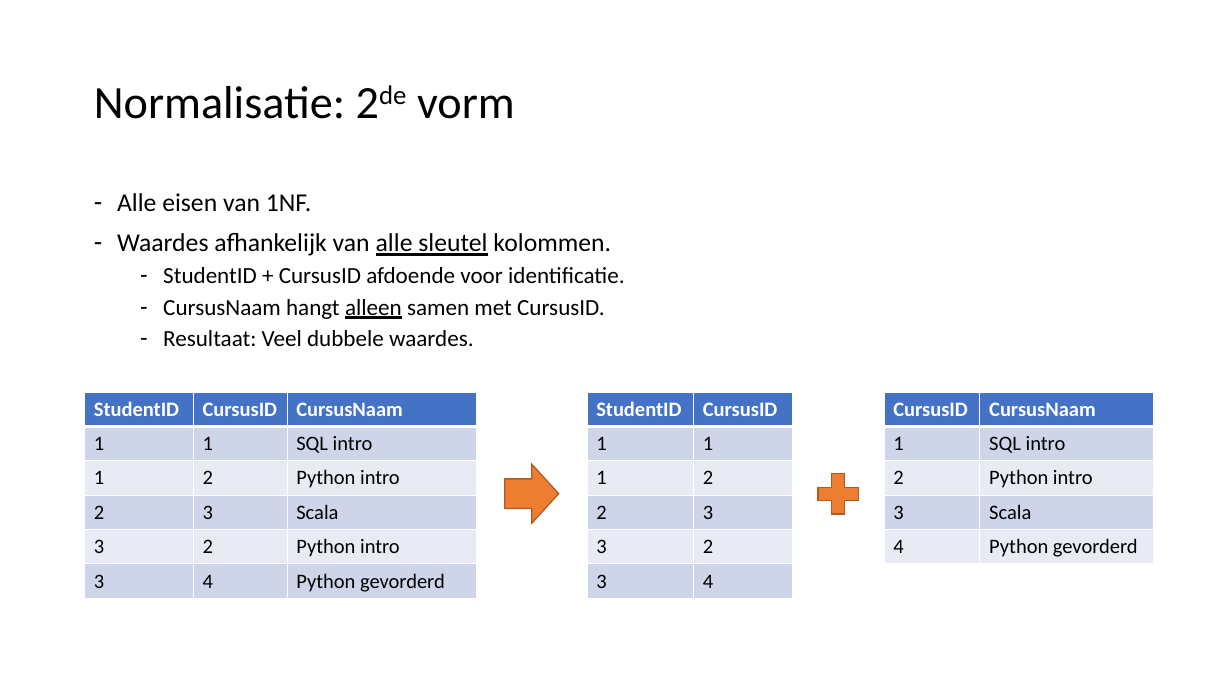
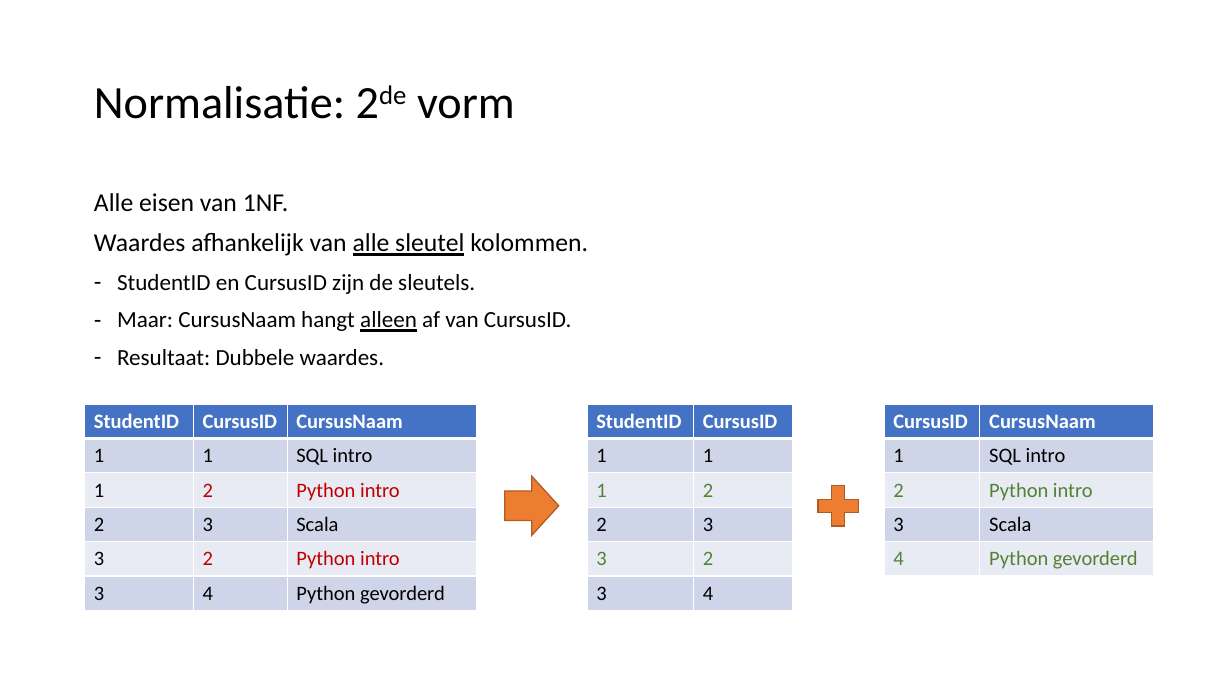
Before and after one commit to LFKoning/knowledge-sharing, a slide deck: slide 11 of sql_course/2_database_design/2_database_design.pptx. Drawn at 1232x693 pixels with LibreOffice and Linux fonts; fonts in the diff are those of the drawing. Boxes give left, top, right and bottom in pixels: in the first picture for what was removed or moved away, otherwise in the second. Text is boxed around its words. In the diff, an @@ line names an element or a change of style, - is before the commit and + after.

```diff
--- a/sql_course/2_database_design/2_database_design.pptx
+++ b/sql_course/2_database_design/2_database_design.pptx
@@ text at box(94, 193, 588, 256): bullet - to none @@
@@ text at box(117, 274, 572, 365): text changed @@
-  – StudentID + CursusID afdoende voor identificatie.
-  – CursusNaam hangt alleen samen met CursusID.
-  – Resultaat: Veel dubbele waardes.
+– StudentID en CursusID zijn de sleutels.
+– Maar: CursusNaam hangt alleen af van CursusID.
+– Resultaat: Dubbele waardes.
@@ table at box(85, 404, 477, 608) @@
@@ text colour #000000 to #C00000 in "2", "Python intro", "2", "Python intro" @@
@@ table at box(587, 404, 792, 607) @@
@@ text colour #000000 to #548235 in "1", "2", "3", "2" @@
@@ table at box(884, 404, 1154, 573) @@
@@ text colour #000000 to #548235 in "2", "Python intro", "4", "Python gevorderd" @@
@@ 3 tables, 1 right arrow, 1 plus sign: place and size @@
-3 tables, 1 right arrow, 1 plus sign at box(85, 392, 1154, 596)
+3 tables, 1 right arrow, 1 plus sign at box(85, 404, 1154, 608)
```
Also in this commit, not shown: 17 other slides changed, 14 slides added, 2 slides removed.
